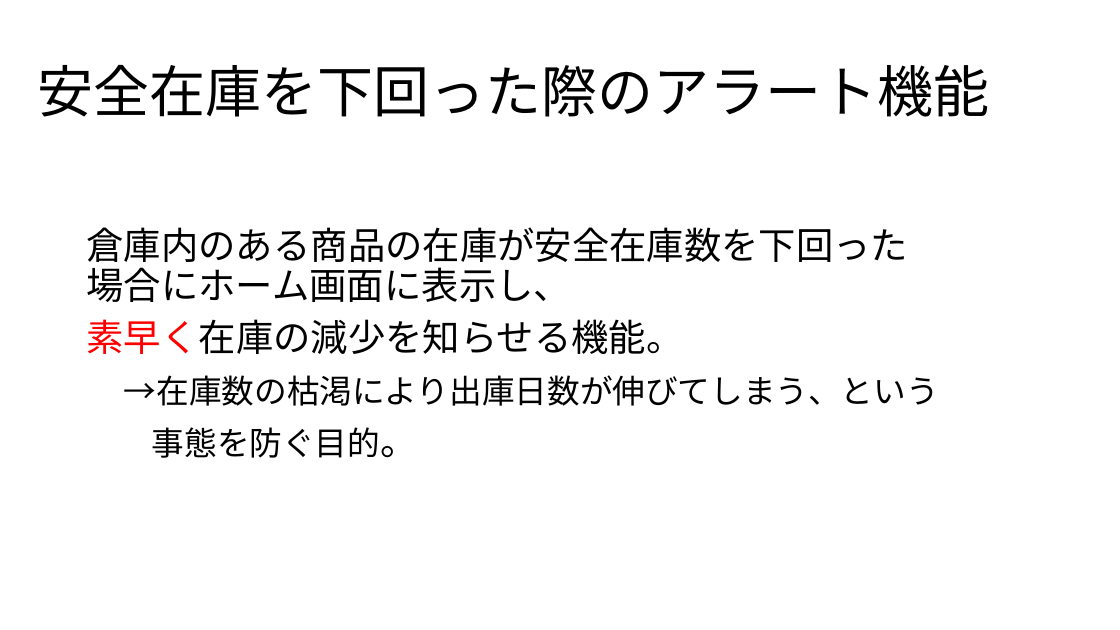
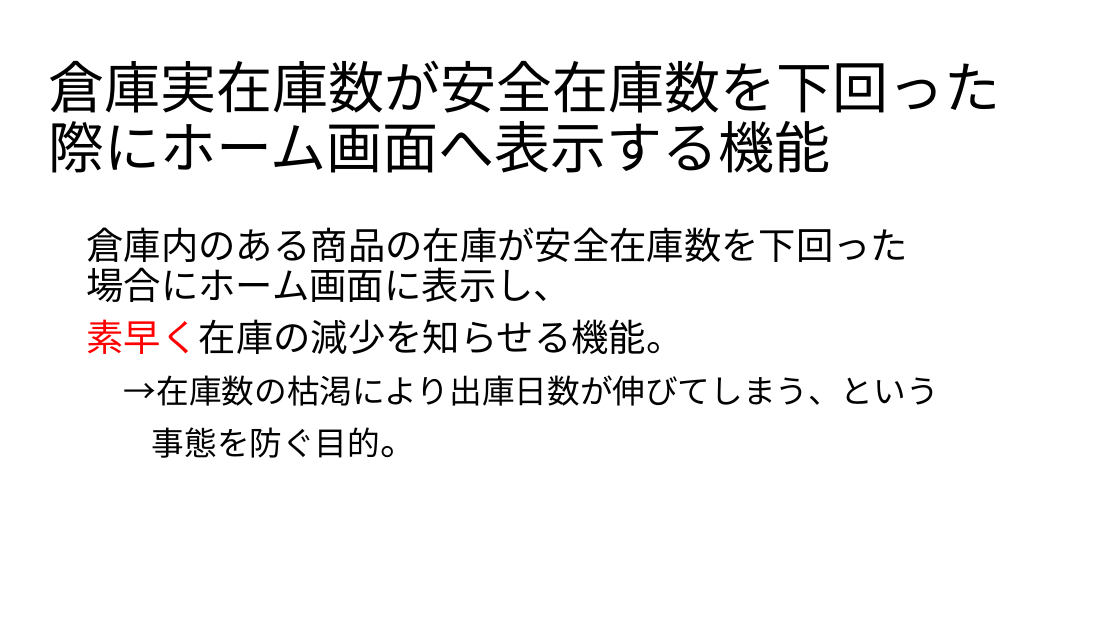
Before and after one commit to natsu-cat/system-development, a slide deck: slide 20 of doc/販売在庫管理システム.pptx (slide 17 before the commit). Drawn at 1120x630 pixels with LibreOffice and Linux fonts; fonts in the diff are those of the drawing. Boxes give left, top, right and bottom in pixels: in the first picture for what was removed or moved away, otherwise in the second. Text is boxed around its words. In the diff, an @@ line names an element or a change of style, - is before the commit and + after.

```diff
--- a/doc/販売在庫管理システム.pptx
+++ b/doc/販売在庫管理システム.pptx
@@ title at [48, 60, 1000, 173]: text changed @@
-安全在庫を下回った際のアラート機能
+倉庫実在庫数が安全在庫数を下回った際にホーム画面へ表示する機能
```
Also in this commit, not shown: 6 other slides changed, 6 slides added, 1 slide removed, 2 other files.
